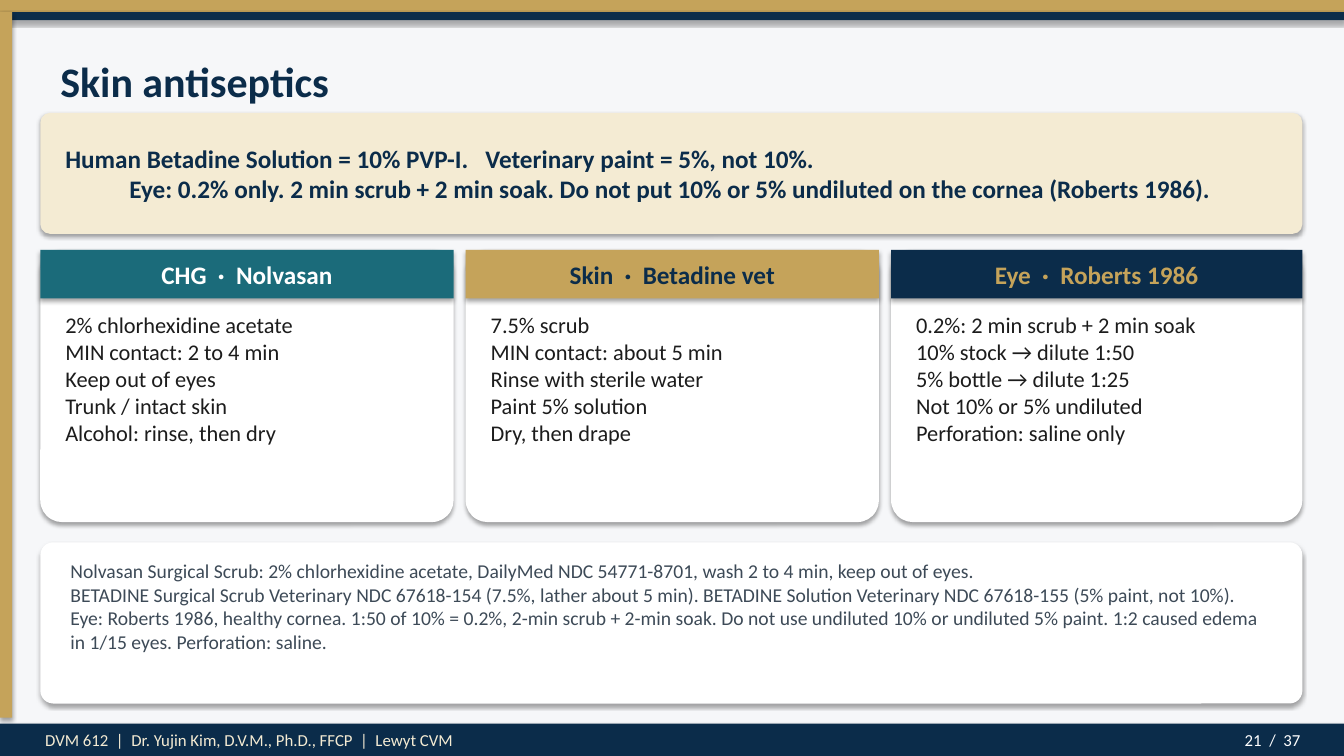
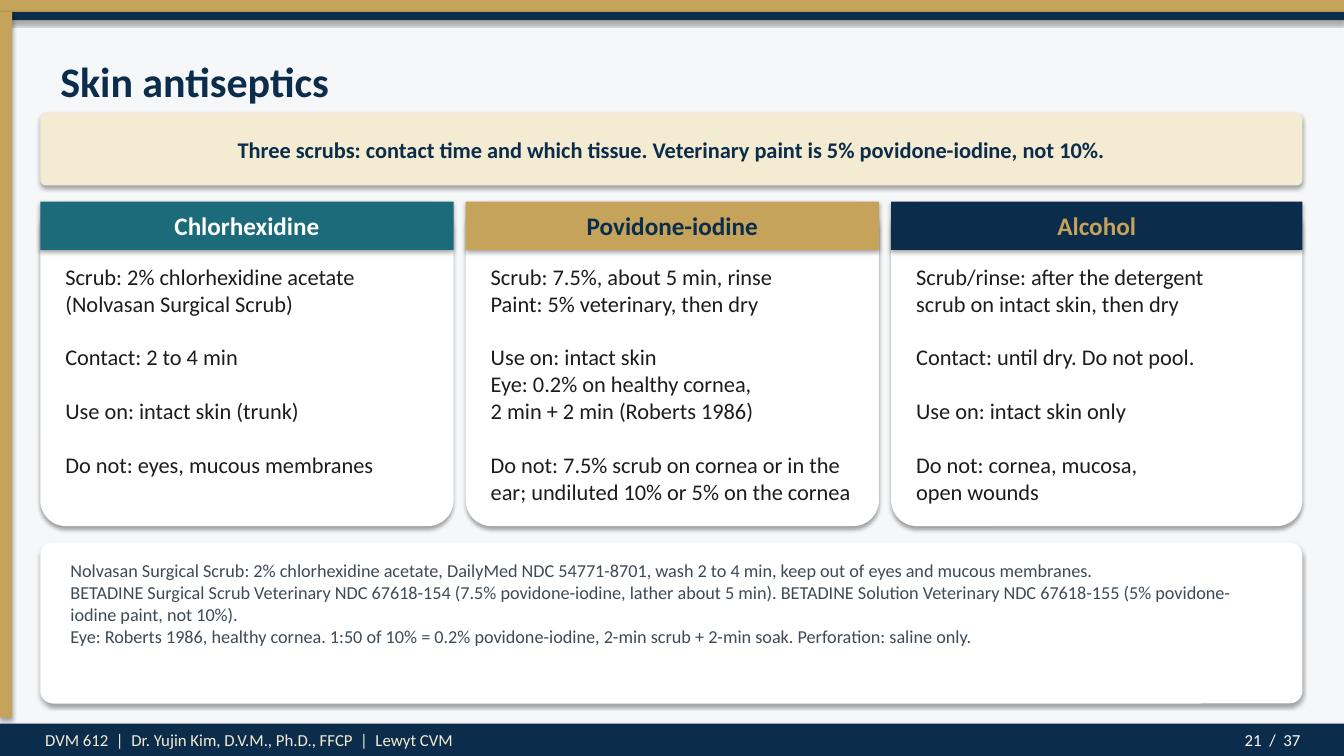
Before and after one commit to drkimvet/happycare, a slide deck: slide 21 of lectures/DVM-612_Week4_Preop_PatientPrep_Postop.pptx. Drawn at 1344x756 pixels with LibreOffice and Linux fonts; fonts in the diff are those of the drawing. Boxes give left, top, right and bottom in pixels: in the first picture for what was removed or moved away, otherwise in the second. Text is boxed around its words. In the diff, an @@ line names an element or a change of style, - is before the commit and + after.

```diff
--- a/lectures/DVM-612_Week4_Preop_PatientPrep_Postop.pptx
+++ b/lectures/DVM-612_Week4_Preop_PatientPrep_Postop.pptx
@@ rounded rectangle: place and size @@
-rounded rectangle at [40, 113, 1303, 234]
+rounded rectangle at [40, 113, 1303, 186]
@@ text at [238, 142, 1104, 162]: text changed; size 18 to 16 pt @@
-Human Betadine Solution = 10% PVP-I. Veterinary paint = 5%, not 10%.
-Eye: 0.2% only. 2 min scrub + 2 min soak. Do not put 10% or 5% undiluted on the cornea (Roberts 1986).
+Three scrubs: contact time and which tissue. Veterinary paint is 5% povidone-iodine, not 10%.
@@ rounded rectangle: place and size @@
-rounded rectangle at [40, 250, 454, 522]
+rounded rectangle at [40, 202, 454, 526]
@@ rounded rectangle: place and size @@
-rounded rectangle at [466, 250, 879, 522]
+rounded rectangle at [466, 202, 879, 526]
@@ rounded rectangle: place and size @@
-rounded rectangle at [891, 250, 1303, 522]
+rounded rectangle at [891, 202, 1303, 526]
@@ 3 rectangles: place and size @@
-3 rectangles at [40, 250, 1303, 298]
+3 rectangles at [40, 202, 1303, 250]
@@ text at [174, 217, 319, 235]: text changed @@
-CHG · Nolvasan
+Chlorhexidine
@@ text at [587, 217, 758, 235]: text changed @@
-Skin · Betadine vet
+Povidone-iodine
@@ text at [1057, 217, 1136, 235]: text changed @@
-Eye · Roberts 1986
+Alcohol
@@ text at [65, 269, 373, 477]: text changed @@
-2% chlorhexidine acetate
-MIN contact: 2 to 4 min
-Keep out of eyes
-Trunk / intact skin
-Alcohol: rinse, then dry
+Scrub: 2% chlorhexidine acetate
+(Nolvasan Surgical Scrub)
+Contact: 2 to 4 min
+Use on: intact skin (trunk)
+Do not: eyes, mucous membranes
@@ text at [491, 269, 850, 503]: text changed @@
-7.5% scrub
-MIN contact: about 5 min
-Rinse with sterile water
-Paint 5% solution
-Dry, then drape
+Scrub: 7.5%, about 5 min, rinse
+Paint: 5% veterinary, then dry
+Use on: intact skin
+Eye: 0.2% on healthy cornea,
+2 min + 2 min (Roberts 1986)
+Do not: 7.5% scrub on cornea or in the ear; undiluted 10% or 5% on the cornea
@@ text at [916, 269, 1203, 504]: text changed @@
-0.2%: 2 min scrub + 2 min soak
-10% stock → dilute 1:50
-5% bottle → dilute 1:25
-Not 10% or 5% undiluted
-Perforation: saline only
+Scrub/rinse: after the detergent
+scrub on intact skin, then dry
+Contact: until dry. Do not pool.
+Use on: intact skin only
+Do not: cornea, mucosa,
+open wounds
@@ text at [70, 564, 1230, 646]: text changed; size 14 to 13 pt @@
-Nolvasan Surgical Scrub: 2% chlorhexidine acetate, DailyMed NDC 54771-8701, wash 2 to 4 min, keep out of eyes.
-BETADINE Surgical Scrub Veterinary NDC 67618-154 (7.5%, lather about 5 min). BETADINE Solution Veterinary NDC 67618-155 (5% paint, not 10%).
-Eye: Roberts 1986, healthy cornea. 1:50 of 10% = 0.2%, 2-min scrub + 2-min soak. Do not use undiluted 10% or undiluted 5% paint. 1:2 caused edema in 1/15 eyes. Perforation: saline.
+Nolvasan Surgical Scrub: 2% chlorhexidine acetate, DailyMed NDC 54771-8701, wash 2 to 4 min, keep out of eyes and mucous membranes.
+BETADINE Surgical Scrub Veterinary NDC 67618-154 (7.5% povidone-iodine, lather about 5 min). BETADINE Solution Veterinary NDC 67618-155 (5% povidone-iodine paint, not 10%).
+Eye: Roberts 1986, healthy cornea. 1:50 of 10% = 0.2% povidone-iodine, 2-min scrub + 2-min soak. Perforation: saline only.
```
Also in this commit, not shown: 4 other slides changed, 8 other files.
